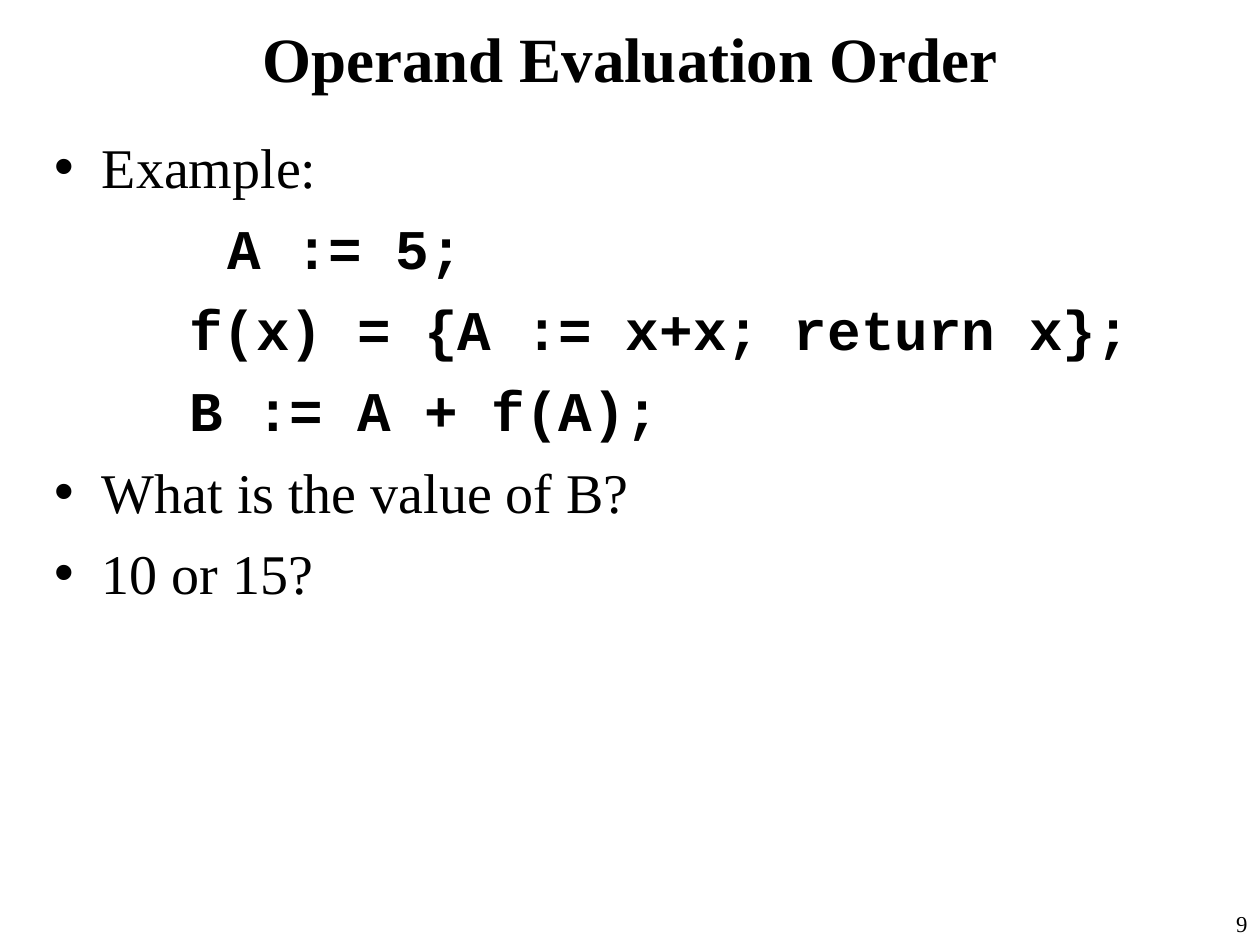
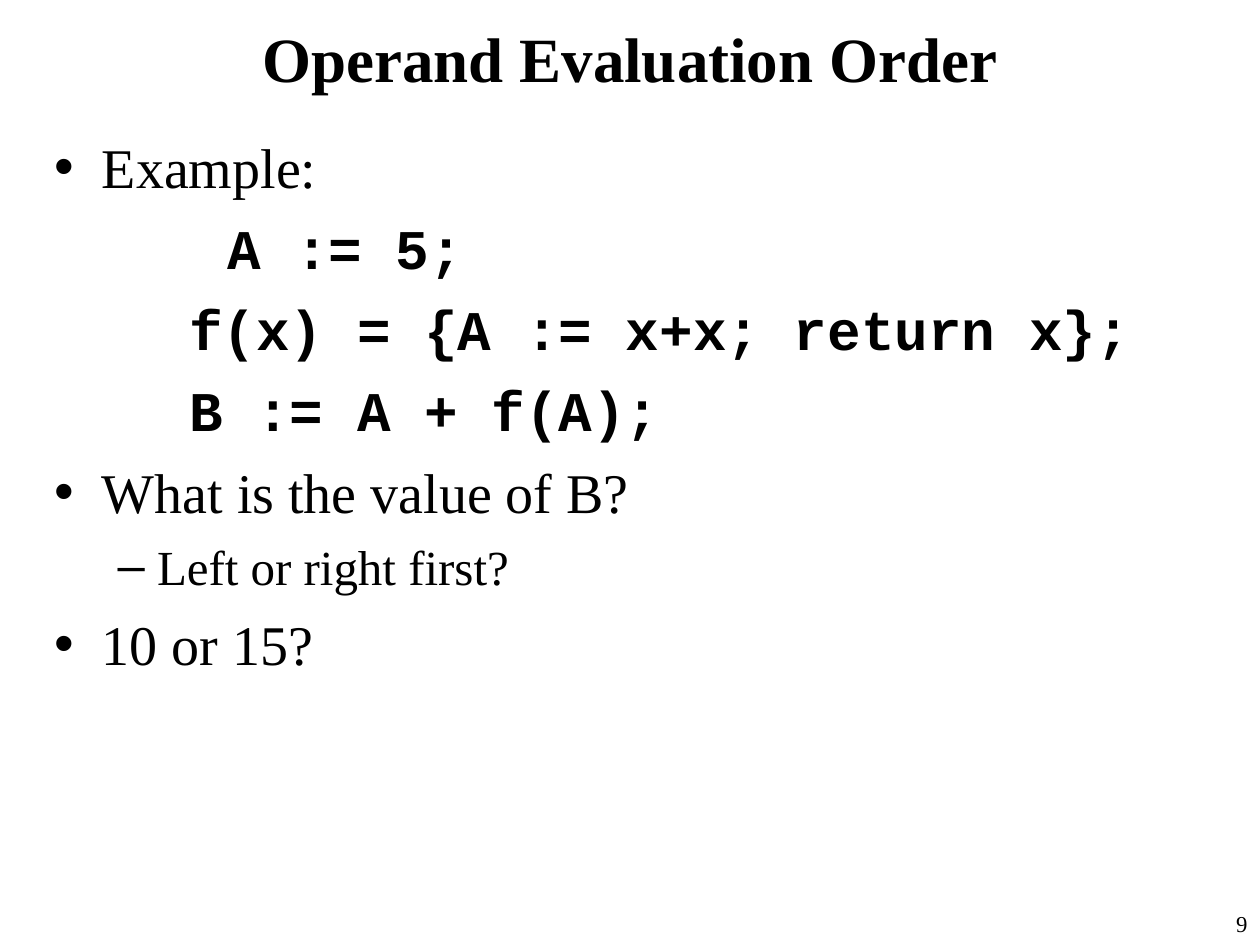
Before and after one commit to FlunkyHD/SPO, a slide deck: slide 9 of SPO/Exam PPT EDITED/SPOF21-Exam-1.ppt. Drawn at 1260x945 pixels with LibreOffice and Linux fonts; fonts in the diff are those of the drawing. Boxes give left, top, right and bottom in pixels: in the first picture for what was removed or moved away, otherwise in the second. Text is boxed around its words. In the diff, an @@ line names an element or a change of style, - is before the commit and + after.

```diff
--- a/SPO/Exam PPT EDITED/SPOF21-Exam-1.ppt
+++ b/SPO/Exam PPT EDITED/SPOF21-Exam-1.ppt
@@ text at <box>157,550,509,595</box>: paragraph added @@
+  – Left or right first?
```
Also in this commit, not shown: 6 other slides changed, 7 other files.
